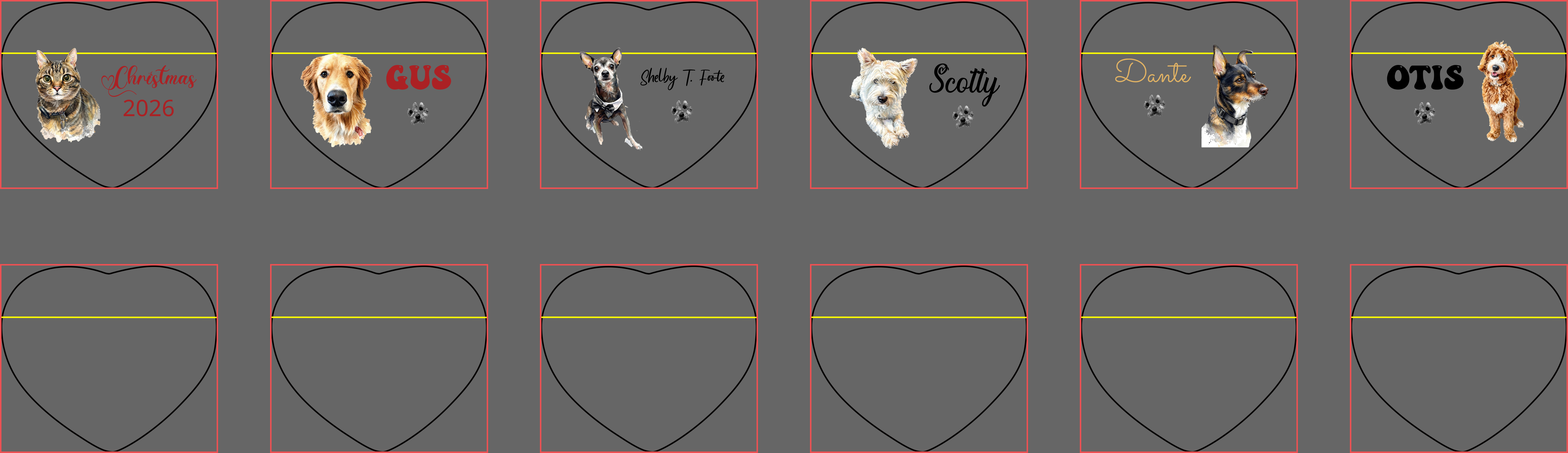
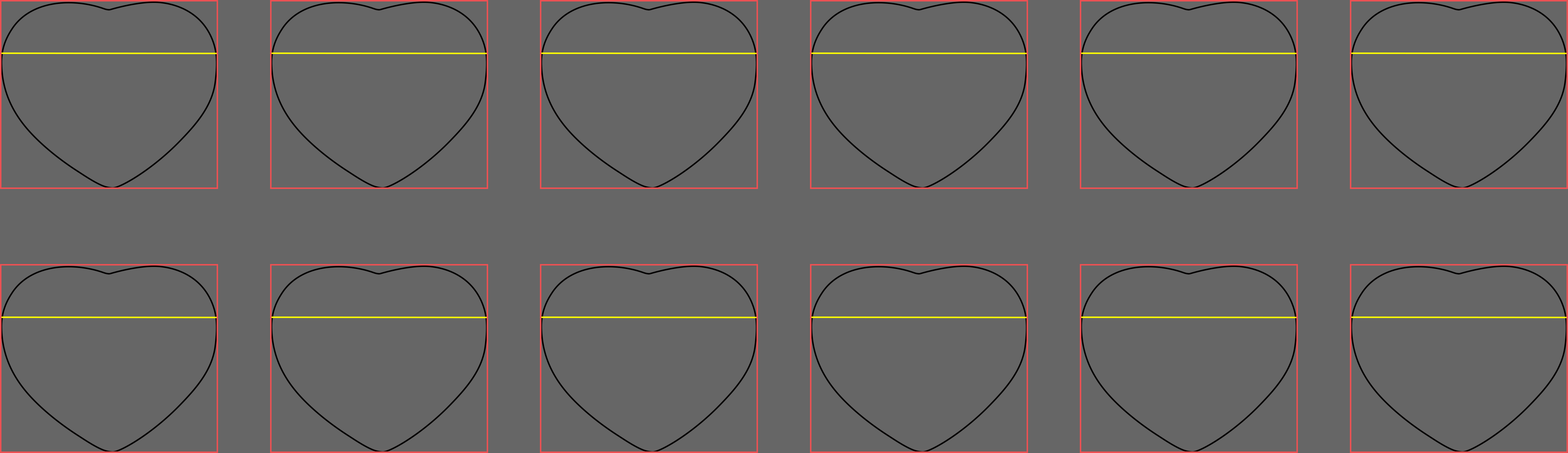
Revision of a layered 1568 × 453 image; what changed, layer by layer:
hid "example_06_name" over [1387, 64, 1464, 126]
hid "example_05_name" over [1115, 58, 1192, 118]
hid "example_04_name" over [929, 63, 1001, 129]
hid "example_03_name" over [640, 67, 725, 124]
hid "example_02_name" over [386, 64, 452, 126]
hid "example_01_name" over [101, 65, 197, 117]
hid "example_06_dog" over [1476, 40, 1527, 143]
hid "example_05_dog" over [1201, 43, 1269, 148]
hid "example_04_dog" over [849, 47, 918, 149]
hid "example_03_dog" over [579, 47, 643, 151]
hid "example_02_dog" over [300, 52, 373, 148]
hid "example_01_dog" over [35, 47, 101, 143]
